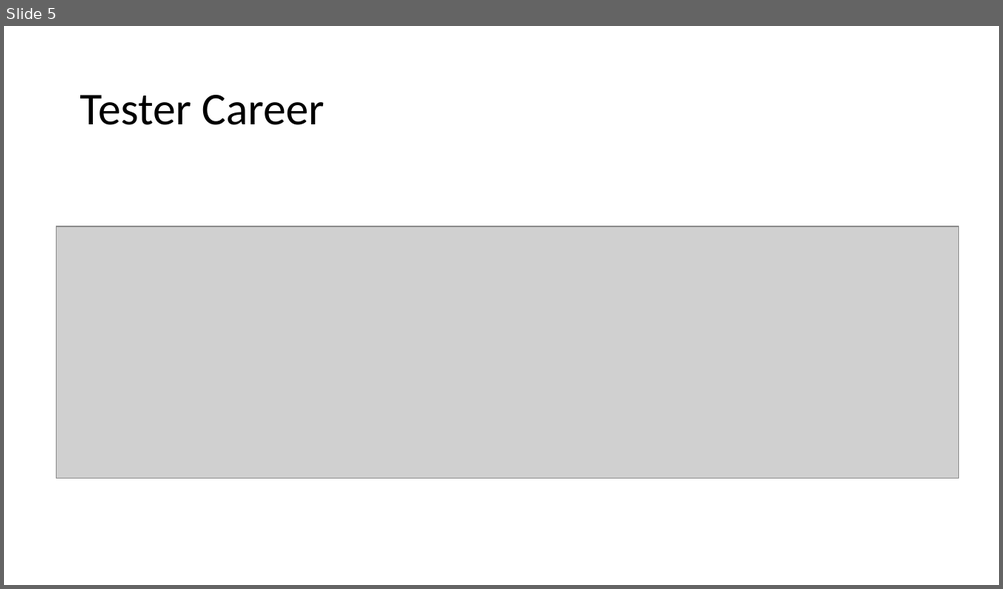
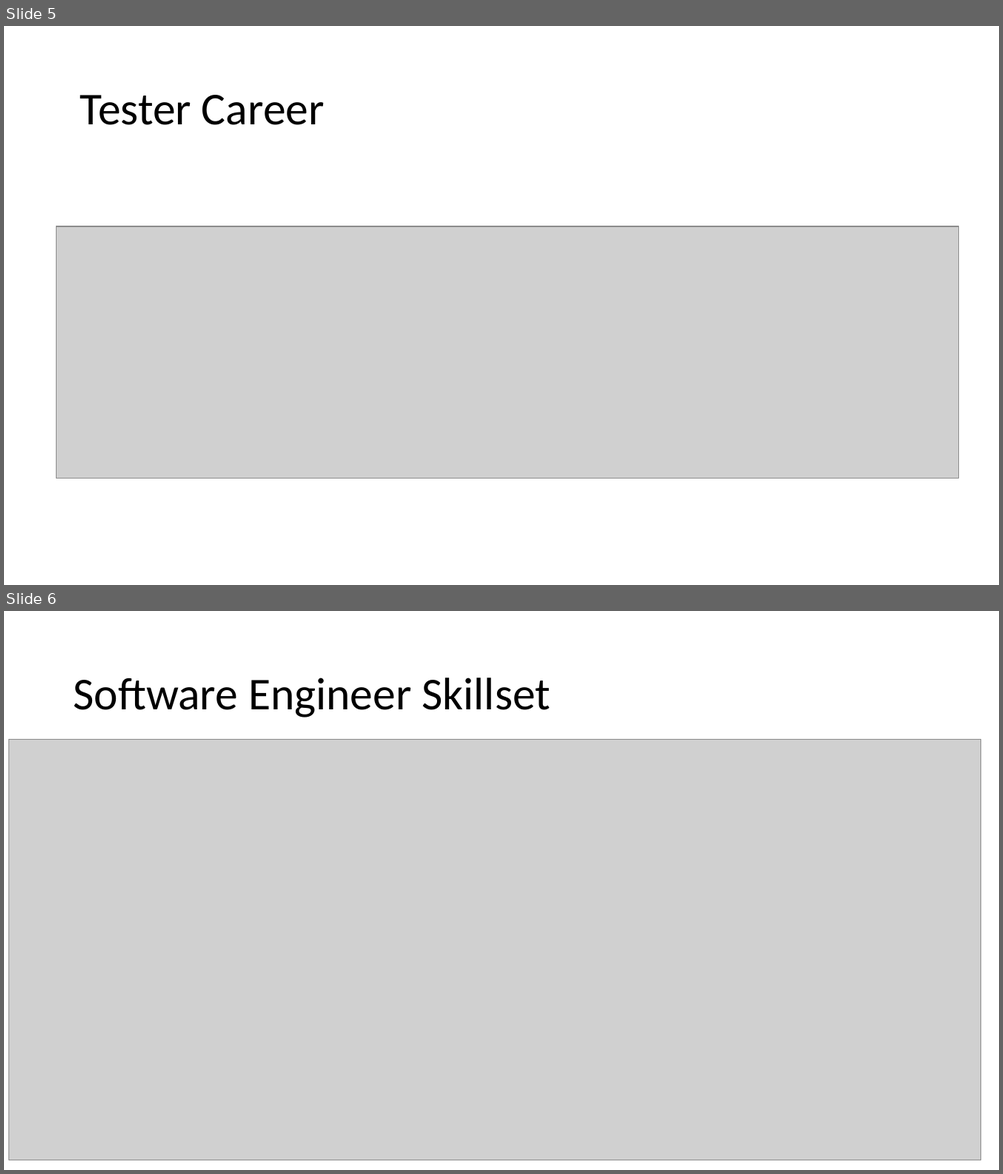
Before and after one commit to ngohungphuc/Presentation, a slide deck: SE.pptx. Shown one above the other, each under a label of ours: slide 5 before the commit, slides 5 and 6 after it. The pictures are 1003x589 and 1003x1174 pixels, drawn with LibreOffice and Linux fonts; fonts in the diff are those of the drawing; grey boxes stand for pictures. Boxes give left, top, right and bottom in pixels: in the first picture for what was removed or moved away, otherwise in the second. Text is boxed around its words. In the diff, an @@ line names an element or a change of style, - is before the commit and + after.

Commit message:
update slide

```diff
--- a/SE.pptx
+++ b/SE.pptx
@@ slide 6 added at bbox=[4, 611, 999, 1170], background #FFFFFF @@
@@ title added at bbox=[73, 678, 551, 718], 44 pt, text #000000 @@
+Software Engineer Skillset
@@ picture added at bbox=[9, 739, 981, 1160] @@
```
